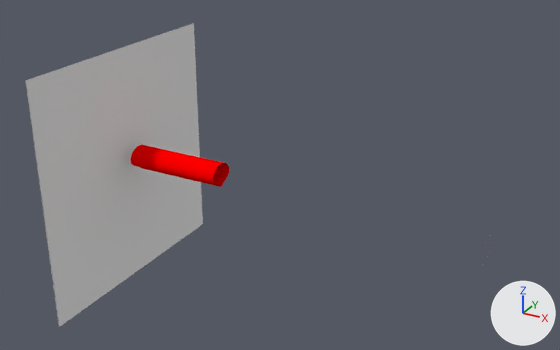
What one commit did to the Blender file testing/audiosculpture-rig.blend.
The view is the same before and after, from a camera (50 mm lens) standing at (39.8, -46.4, 25.4) and looking at (14.3, -0.1, 2.2). The lights are fixed; the arrows at lower right show +X, +Y and +Z.

In view in the first picture: 'Note.Body.0', 'Plane'.
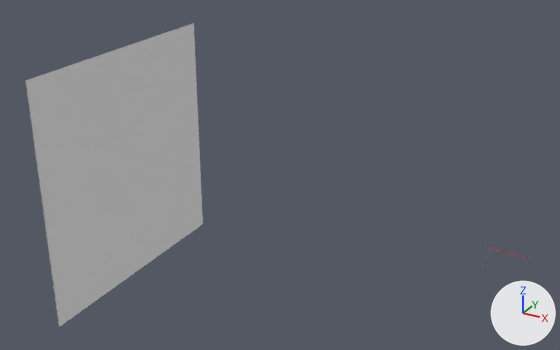
Boxes [x1, y1, x2, y2] around the edits, measured in the pictures (560 x 350 px):
```json
{"object": "Note.Body.0", "change": "deleted", "before": [131, 145, 229, 187], "on screen": "red"}
```

The change, as JSON lines over the scene's bpy script:
```json
{"op": "remove", "block": "ob_note_body_0", "code": ["ob_note_body_0 = bpy.data.objects.new('Note.Body.0', me_note_body_0)", "ob_note_body_0.location = (1.0, 0.0, 0.0)", "ob_note_body_0.rotation_euler = (0.0, 1.571, 0.0)  # degrees (0, 90, 0)", "ob_note_body_0.scale = (1.0, 1.0, 4.0)", "_m = ob_note_body_0.modifiers.new('Curve', 'CURVE')", "_m.object = ob_pitch_location_curve_y"]}
```
